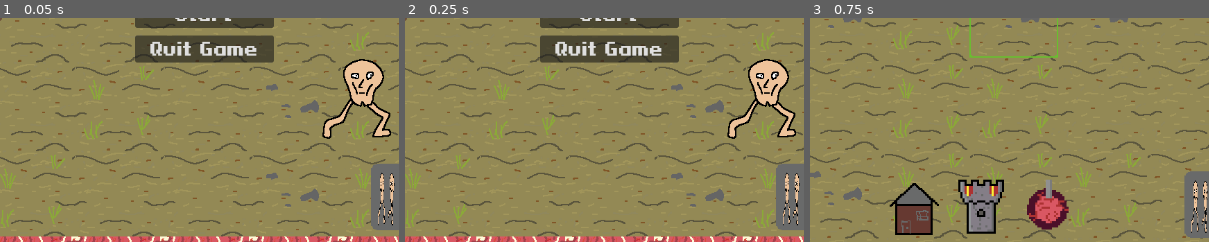
Above: before the commit, frames 1-3 (left to right).
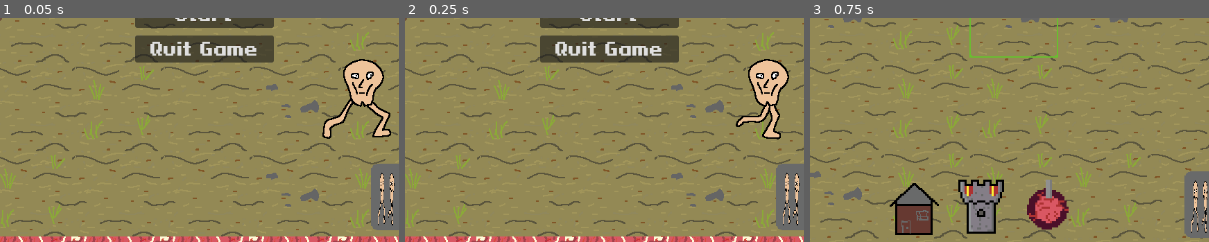
Above: after the commit, the same moments.

Repository: PhilipSBeck/Ludum-Dare-56
Game: Godot game, scene res://Levels/TitleScreen.tscn
Two runs of this game, one before a commit and one after it. Both use one fixed random seed, a clock stepped at 60 frames per second and the inputs below. Sound files missing from this copy of the repository are replaced by a short silence.
Inputs:
- Up to frame 1 (0.05 s): no input
- Up to frame 2 (0.25 s): no input
- Up to frame 3 (0.75 s): click "Start" at 0.5 s
The pictures show only the part of the screen within x 24-74%, y 50-100%; the shares and areas given below are measured in that part.

Frame 1 is identical in both runs. In frame 2, 1.4% of the frame differs, in the area x 80-98%, y 36-55%; in frame 3, nothing differs.

Commit message:
Squelsh Noise when placing houses

Diff:
--- a/Levels/main.tscn
+++ b/Levels/main.tscn
@@ -1,10 +1,11 @@
-[gd_scene load_steps=10 format=3 uid="uid://d4hjcmvwxni5t"]
+[gd_scene load_steps=11 format=3 uid="uid://d4hjcmvwxni5t"]
 
 [ext_resource type="PackedScene" uid="uid://dv8ga14jrgtfb" path="res://Gameplay/Map/WorldMap.tscn" id="1_dsvs6"]
 [ext_resource type="Script" path="res://Scripts/Core/camera_2d.gd" id="1_qvoxn"]
 [ext_resource type="Script" path="res://Scripts/Core/main.gd" id="1_vq540"]
 [ext_resource type="PackedScene" uid="uid://cm2wx2hxyu6m8" path="res://Unit/Spawners/SpawningPool.tscn" id="3_ph7pe"]
 [ext_resource type="Texture2D" uid="uid://bay8ourwndfe8" path="res://Art/Map/Floor/TileHighlight.png" id="3_vuw60"]
+[ext_resource type="AudioStream" uid="uid://bpfr7117rx3jn" path="res://Sound/HouseNoise.wav" id="5_8dpgt"]
 [ext_resource type="PackedScene" uid="uid://bgghx27ni246q" path="res://HUD/pauseMenu.tscn" id="7_j0glq"]
 [ext_resource type="PackedScene" uid="uid://v74l8i6gpmfc" path="res://HUD/mainHUD.tscn" id="7_j582s"]
 [ext_resource type="Script" path="res://Scripts/Units/Enemies/enemies.gd" id="7_nfqvv"]
@@ -19,6 +20,10 @@
 [node name="Camera2D" type="Camera2D" parent="."]
 position = Vector2(577, 326)
 script = ExtResource("1_qvoxn")
+
+[node name="HouseNoise" type="AudioStreamPlayer2D" parent="Camera2D"]
+position = Vector2(-577, -326)
+stream = ExtResource("5_8dpgt")
 
 [node name="Turrets" type="Node2D" parent="."]
 
--- a/Scripts/Core/main.gd
+++ b/Scripts/Core/main.gd
@@ -119,6 +119,7 @@
 		$Turrets.add_child(building)
 	else:
 		add_child(building)
+		$Camera2D/HouseNoise.play()
 
 	building_dictionary[building.position] = building
 
--- a/Scripts/Structures/scrote_house.gd
+++ b/Scripts/Structures/scrote_house.gd
@@ -2,8 +2,11 @@
 
 @export var building_type = "House"
 
+const SCROTE = preload("res://Unit/Scrote.tscn")
+
 # Called when the node enters the scene tree for the first time.
 func _ready() -> void:
+
 	pass # Replace with function body.
 
 
--- a/Unit/Scrote.tscn
+++ b/Unit/Scrote.tscn
@@ -63,6 +63,8 @@
 [node name="AnimatedSprite2D" type="AnimatedSprite2D" parent="."]
 sprite_frames = SubResource("SpriteFrames_xuvwg")
 animation = &"walk"
+autoplay = "walk"
+frame_progress = 0.116029
 
 [node name="CollisionShape2D" type="CollisionShape2D" parent="."]
 position = Vector2(-9, 5.5)
Not shown, added: Sound/HouseNoise.wav.import
Not shown, added: Sound/HouseNoise.wav
